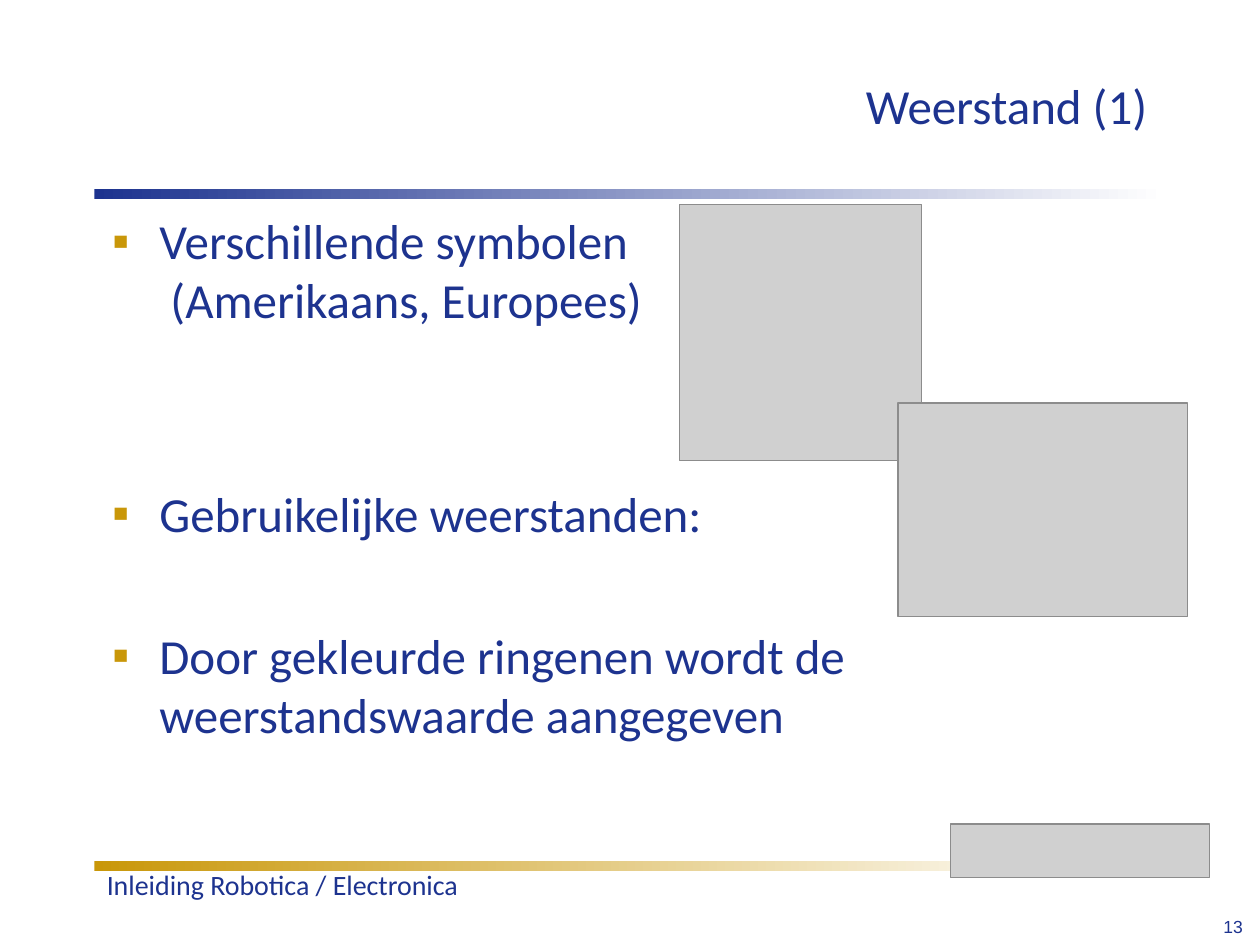
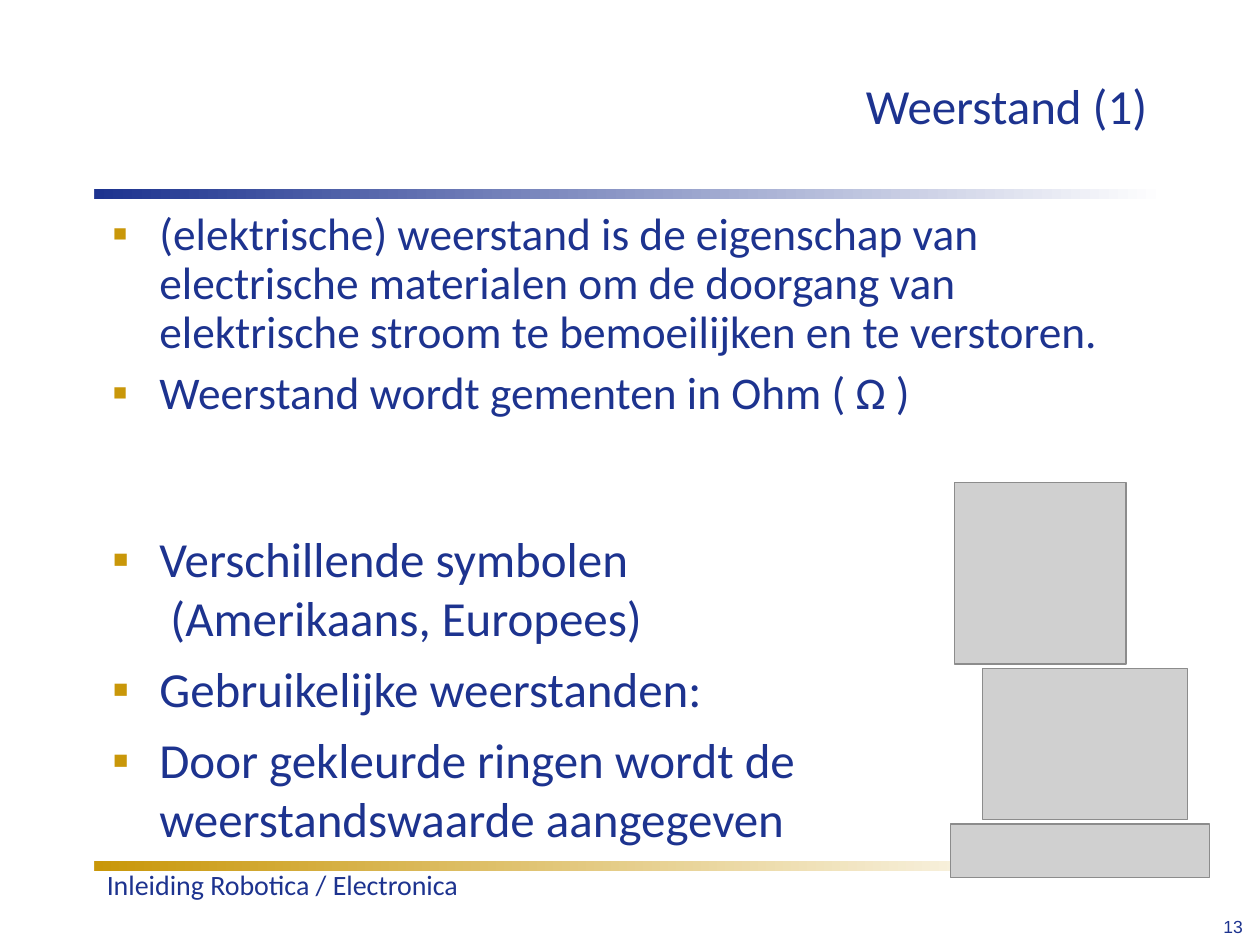
Before and after one commit to humiq/Greendevelopment, a slide deck: slide 13 of trunk/documents/Colleges/ISIROB College 1.ppt. Drawn at 1260x945 pixels with LibreOffice and Linux fonts; fonts in the diff are those of the drawing; grey boxes stand for pictures; background and template pictures are left out. Boxes give left, top, right and bottom in pixels: in the first picture for what was removed or moved away, otherwise in the second. Text is boxed around its words. In the diff, an @@ line names an element or a change of style, - is before the commit and + after.

```diff
--- a/trunk/documents/Colleges/ISIROB College 1.ppt
+++ b/trunk/documents/Colleges/ISIROB College 1.ppt
@@ text added at (159, 217, 1097, 417), 25.9 pt, text #1D338F @@
+▪ (elektrische) weerstand is de eigenschap van electrische materialen om de doorgang van elektrische stroom te bemoeilijken en te verstoren.
+▪ Weerstand wordt gementen in Ohm ( Ω )
@@ picture: place and size @@
-picture at (898, 403, 1188, 617)
+picture at (955, 483, 1126, 664)
@@ text "Verschillende symbolen (Amerikaans, Europees)": place and size @@
-text "Verschillende symbolen (Amerikaans, Europees)" at (159, 225, 845, 742)
+text "Verschillende symbolen (Amerikaans, Europees)" at (159, 543, 795, 846)
@@ picture: place and size @@
-picture at (679, 204, 921, 460)
+picture at (983, 669, 1188, 820)
@@ text at (159, 744, 795, 846): text changed @@
-▪ Door gekleurde ringenen wordt de weerstandswaarde aangegeven
+▪ Door gekleurde ringen wordt de weerstandswaarde aangegeven
```
Also in this commit, not shown: 24 other slides changed, 2 slides added.
